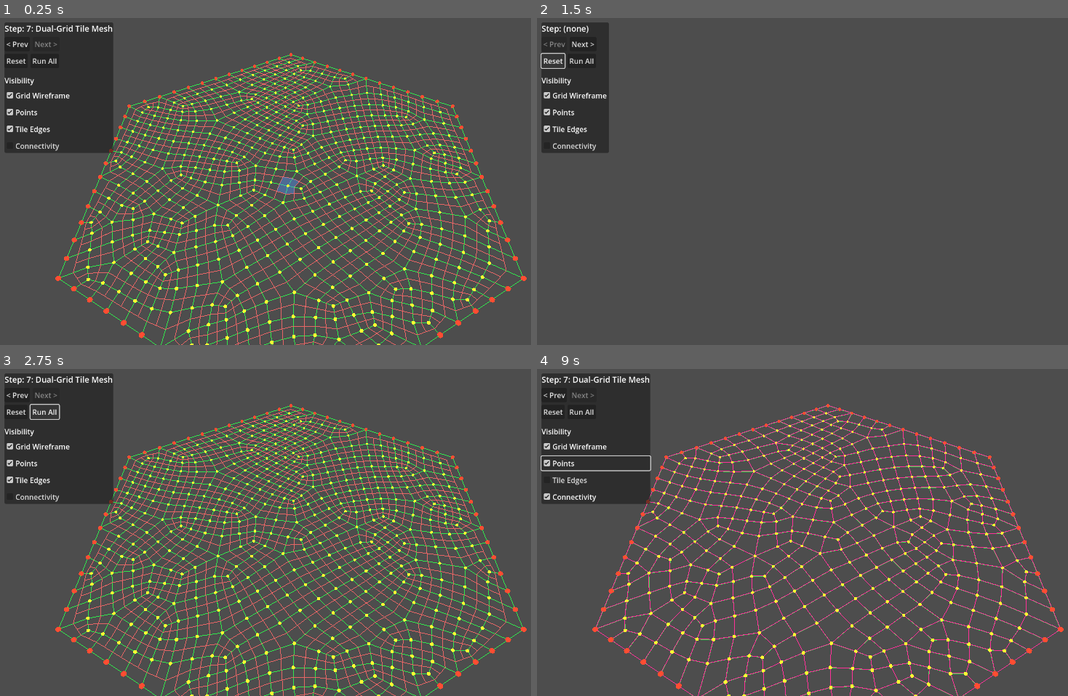
Above: before the commit, frames 1-4 (two rows, left to right).
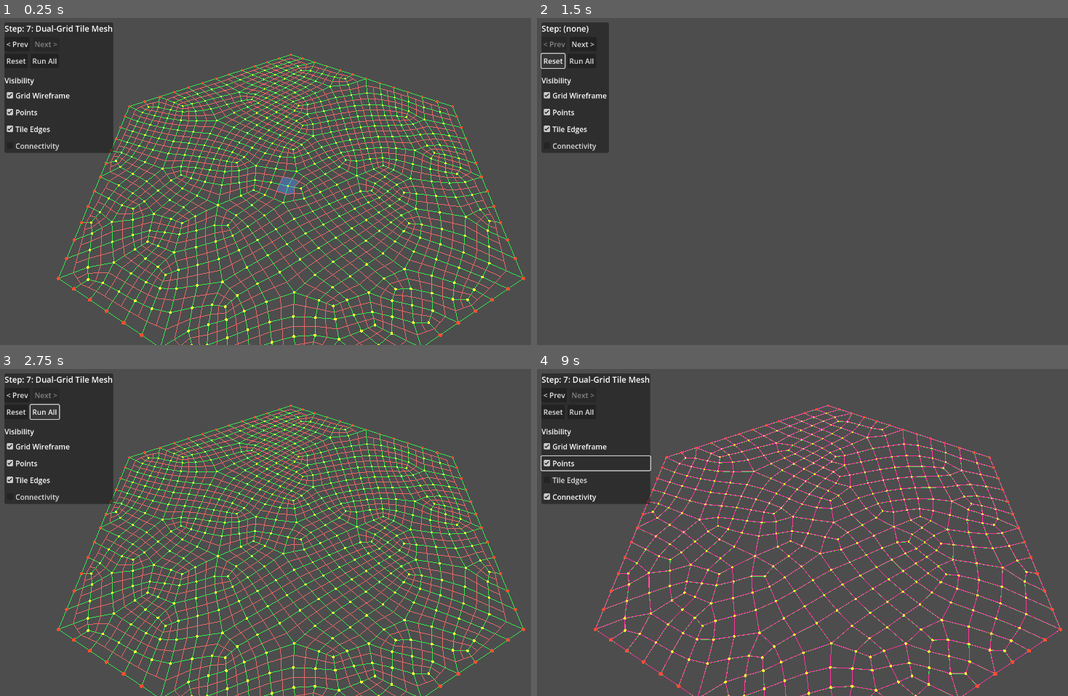
Above: after the commit, the same moments.

Repository: lucasbiancogs/map_generation
Game: Godot game, scene res://scenes/main.tscn
Same seed, same stepped clock (60 frames per second), same inputs: the game is played once before the commit and once after it.
Inputs:
- Up to frame 1 (0.25 s): no input
- Up to frame 2 (1.5 s): click "< Prev" at 0.5 s; click "Reset" at 1.25 s
- Up to frame 3 (2.75 s): click "Run All" at 2 s
- Up to frame 4 (9 s): click "Grid Wireframe" at 2.75 s; click "Points" at 3.5 s; click "Tile Edges" at 4.25 s; click "Connectivity" at 5 s; click "< Prev" at 5.75 s; click "Next >" at 6.5 s; click "Run All" at 7.25 s; click "Grid Wireframe" at 8 s; click "Points" at 8.75 s

The runs differ from the first frame. In frame 1, 1.0% of the frame differs, in the area x 10-100%, y 10-100%; in frame 2, nothing differs; in frame 3, 1.0%; in frame 4, 1.0%.

Commit message:
Extract visualization into OrganicGridVisualizer class
OrganicGrid is now pure data — no drawing code. New
OrganicGridVisualizer handles all rendering (wireframe, points,
tile edges, connectivity) with toggle flags and step-aware refresh.
StepController wires both together. Tile hover reuses get_tile_corners().

Diff:
--- a/scenes/main.tscn
+++ b/scenes/main.tscn
@@ -1,9 +1,10 @@
-[gd_scene load_steps=5 format=3 uid="uid://bep2n5mln624u"]
+[gd_scene load_steps=6 format=3 uid="uid://bep2n5mln624u"]
 
 [ext_resource type="Script" uid="uid://bwa7743dqiob1" path="res://scripts/organic_grid.gd" id="1_o5qli"]
 [ext_resource type="Script" uid="uid://kyknpmdof72h" path="res://scripts/step_controller.gd" id="2_step_ctrl"]
 [ext_resource type="Script" uid="uid://bvxda7p4j5qsv" path="res://scripts/camera_controller.gd" id="3_camera"]
-[ext_resource type="Script" path="res://scripts/tile_hover.gd" id="4_tile_hover"]
+[ext_resource type="Script" uid="uid://cvxviq117ve3p" path="res://scripts/tile_hover.gd" id="4_tile_hover"]
+[ext_resource type="Script" uid="uid://dgk776q3lhcem" path="res://scripts/organic_grid_visualizer.gd" id="5_visualizer"]
 
 [node name="Main" type="Node3D"]
 
@@ -18,6 +19,10 @@
 [node name="OrganicGrid" type="Node3D" parent="."]
 script = ExtResource("1_o5qli")
 
+[node name="GridVisualizer" type="Node3D" parent="." node_paths=PackedStringArray("grid")]
+script = ExtResource("5_visualizer")
+grid = NodePath("../OrganicGrid")
+
 [node name="StepController" type="Control" parent="."]
 layout_mode = 3
 anchors_preset = 15
@@ -28,6 +33,7 @@
 mouse_filter = 2
 script = ExtResource("2_step_ctrl")
 grid_path = NodePath("../OrganicGrid")
+visualizer_path = NodePath("../GridVisualizer")
 
 [node name="TileHover" type="Node3D" parent="."]
 script = ExtResource("4_tile_hover")
--- a/scripts/organic_grid.gd
+++ b/scripts/organic_grid.gd
@@ -28,12 +28,6 @@
 ## Point-to-quad connectivity: point index -> array of quad indices.
 var connected_quads: Dictionary = {}
 
-## Visualization toggles.
-var show_grid_wireframe: bool = true
-var show_points: bool = true
-var show_tile_edges: bool = true
-var show_connectivity: bool = false
-
 ## Tracks which step we're currently displaying.
 var current_step: int = 0
 
@@ -57,40 +51,7 @@
 	for step in range(1, TOTAL_STEPS + 1):
 		_execute_step(step)
 	current_step = TOTAL_STEPS
-	refresh_visualization()
 	build_collider()
-
-
-## Rebuilds visualization for the current step, respecting toggle flags.
-func refresh_visualization() -> void:
-	_clear_visualization()
-	if current_step == 0:
-		return
-
-	match current_step:
-		1:
-			if show_points:
-				_visualize_points(points, is_outer_edge)
-		2:
-			if show_grid_wireframe:
-				_visualize_triangles()
-			if show_points:
-				_visualize_points(points, is_outer_edge)
-		3:
-			if show_grid_wireframe:
-				_visualize_quads_and_tris()
-			if show_points:
-				_visualize_points(points, is_outer_edge)
-		_:
-			# Steps 4+ use subdivided data.
-			if show_grid_wireframe:
-				_draw_grid_wireframe()
-			if show_points:
-				_visualize_points(subdivided_points, subdivided_is_outer_edge)
-			if show_connectivity and current_step >= 5:
-				_visualize_connectivity()
-			if show_tile_edges and current_step >= 7:
-				_visualize_tiles()
 
 
 ## Builds a StaticBody3D collider from the grid quads for raycasting.
@@ -135,13 +96,11 @@
 	subdivided_quads.clear()
 	connectivity.clear()
 	connected_quads.clear()
-	_clear_visualization()
 
 
 func run_step(step: int) -> void:
 	_execute_step(step)
 	current_step = step
-	refresh_visualization()
 	if step >= 5:
 		build_collider()
 
@@ -557,175 +516,3 @@
 		return atan2(a.z - center.z, a.x - center.x) < atan2(b.z - center.z, b.x - center.x)
 	)
 	return corners
-
-
-## Builds a wireframe of all interior tile edges.
-func build_tile_meshes() -> MeshInstance3D:
-	var lines := PackedVector3Array()
-	var lift := Vector3.UP * 0.005
-
-	for idx in range(subdivided_points.size()):
-		if subdivided_is_outer_edge[idx]:
-			continue
-
-		var corners := get_tile_corners(idx)
-		if corners.size() < 3:
-			continue
-
-		for i in range(corners.size()):
-			var next_i: int = (i + 1) % corners.size()
-			lines.append(corners[i] + lift)
-			lines.append(corners[next_i] + lift)
-
-	var arr_mesh := ArrayMesh.new()
-	var arrays := []
-	arrays.resize(Mesh.ARRAY_MAX)
-	arrays[Mesh.ARRAY_VERTEX] = lines
-	arr_mesh.add_surface_from_arrays(Mesh.PRIMITIVE_LINES, arrays)
-
-	var mat := StandardMaterial3D.new()
-	mat.albedo_color = Color(0.9, 0.4, 0.4)
-	mat.shading_mode = BaseMaterial3D.SHADING_MODE_UNSHADED
-	arr_mesh.surface_set_material(0, mat)
-
-	var mesh_inst := MeshInstance3D.new()
-	mesh_inst.mesh = arr_mesh
-	return mesh_inst
-
-
-# ===========================================================================
-# Visualization — draw grid as wireframe + point markers
-# ===========================================================================
-
-func _clear_visualization() -> void:
-	for child in get_children():
-		child.queue_free()
-
-
-## Step 1 visualization: just points.
-func _visualize_points(pts: Array[Vector3], outer: Array[bool]) -> void:
-	var inner_pos := PackedVector3Array()
-	var outer_pos := PackedVector3Array()
-	for i in range(pts.size()):
-		if outer[i]:
-			outer_pos.append(pts[i])
-		else:
-			inner_pos.append(pts[i])
-	_create_point_cloud(inner_pos, Color(1.0, 1.0, 0.2), 0.04)
-	_create_point_cloud(outer_pos, Color(1.0, 0.3, 0.2), 0.06)
-
-
-## Step 2 visualization: triangle wireframe.
-func _visualize_triangles() -> void:
-	var lines := PackedVector3Array()
-	var tri_count: int = triangles.size() / 3
-	for t in range(tri_count):
-		var i0: int = triangles[t * 3]
-		var i1: int = triangles[t * 3 + 1]
-		var i2: int = triangles[t * 3 + 2]
-		lines.append(points[i0]); lines.append(points[i1])
-		lines.append(points[i1]); lines.append(points[i2])
-		lines.append(points[i2]); lines.append(points[i0])
-	_add_line_mesh(lines, Color(0.3, 0.7, 1.0))
-
-
-## Step 3 visualization: quads (green) + unmergeable triangles (orange).
-func _visualize_quads_and_tris() -> void:
-	var quad_lines := PackedVector3Array()
-	for quad in quads:
-		var p0 := points[quad[0]]; var p1 := points[quad[1]]
-		var p2 := points[quad[2]]; var p3 := points[quad[3]]
-		quad_lines.append(p0); quad_lines.append(p1)
-		quad_lines.append(p1); quad_lines.append(p2)
-		quad_lines.append(p2); quad_lines.append(p3)
-		quad_lines.append(p3); quad_lines.append(p0)
-	_add_line_mesh(quad_lines, Color(0.2, 0.9, 0.3))
-
-	var tri_lines := PackedVector3Array()
-	for tri_idx in unmergeable_triangle_indices:
-		var v := _get_tri_vertices(tri_idx)
-		tri_lines.append(points[v[0]]); tri_lines.append(points[v[1]])
-		tri_lines.append(points[v[1]]); tri_lines.append(points[v[2]])
-		tri_lines.append(points[v[2]]); tri_lines.append(points[v[0]])
-	_add_line_mesh(tri_lines, Color(1.0, 0.5, 0.1))
-
-
-## Step 4+ visualization: subdivided quads.
-func _draw_grid_wireframe() -> void:
-	var lines := PackedVector3Array()
-	for quad in subdivided_quads:
-		var p0 := subdivided_points[quad[0]]; var p1 := subdivided_points[quad[1]]
-		var p2 := subdivided_points[quad[2]]; var p3 := subdivided_points[quad[3]]
-		lines.append(p0); lines.append(p1)
-		lines.append(p1); lines.append(p2)
-		lines.append(p2); lines.append(p3)
-		lines.append(p3); lines.append(p0)
-	_add_line_mesh(lines, Color(0.2, 0.9, 0.3))
-
-
-func _visualize_tiles() -> void:
-	var tile_mesh := build_tile_meshes()
-	add_child(tile_mesh)
-
-
-## Draws a line from each point to all its connected neighbors.
-func _visualize_connectivity() -> void:
-	var lines := PackedVector3Array()
-	for pt_idx in connectivity.keys():
-		var pos: Vector3 = subdivided_points[pt_idx]
-		var neighbors: Array[int] = connectivity[pt_idx]
-		for n in neighbors:
-			# Draw each connection as a line slightly raised to avoid z-fighting with the quad wireframe.
-			var n_pos: Vector3 = subdivided_points[n]
-			lines.append(pos + Vector3.UP * 0.01)
-			lines.append(n_pos + Vector3.UP * 0.01)
-	_add_line_mesh(lines, Color(1.0, 0.2, 0.6, 0.6))
-
-
-func _add_line_mesh(lines: PackedVector3Array, color: Color) -> void:
-	if lines.is_empty():
-		return
-
-	var arr_mesh := ArrayMesh.new()
-	var arrays := []
-	arrays.resize(Mesh.ARRAY_MAX)
-	arrays[Mesh.ARRAY_VERTEX] = lines
-	arr_mesh.add_surface_from_arrays(Mesh.PRIMITIVE_LINES, arrays)
-
-	var mat := StandardMaterial3D.new()
-	mat.albedo_color = color
-	mat.shading_mode = BaseMaterial3D.SHADING_MODE_UNSHADED
-	arr_mesh.surface_set_material(0, mat)
-
-	var mesh_inst := MeshInstance3D.new()
-	mesh_inst.mesh = arr_mesh
-	add_child(mesh_inst)
-
-
-
-func _create_point_cloud(positions: PackedVector3Array, color: Color, radius: float) -> void:
-	if positions.is_empty():
-		return
-
-	var sphere := SphereMesh.new()
-	sphere.radius = radius
-	sphere.height = radius * 2.0
-	sphere.radial_segments = 8
-	sphere.rings = 4
-
-	var mat := StandardMaterial3D.new()
-	mat.albedo_color = color
-	mat.shading_mode = BaseMaterial3D.SHADING_MODE_UNSHADED
-	sphere.material = mat
-
-	var mm := MultiMesh.new()
-	mm.transform_format = MultiMesh.TRANSFORM_3D
-	mm.mesh = sphere
-	mm.instance_count = positions.size()
-
-	for i in range(positions.size()):
-		mm.set_instance_transform(i, Transform3D(Basis.IDENTITY, positions[i]))
-
-	var mm_inst := MultiMeshInstance3D.new()
-	mm_inst.multimesh = mm
-	add_child(mm_inst)
--- /dev/null
+++ b/scripts/organic_grid_visualizer.gd
@@ -0,0 +1,181 @@
+class_name OrganicGridVisualizer
+extends Node3D
+
+@export var grid: OrganicGrid
+
+## Visualization toggles.
+var show_grid_wireframe: bool = true
+var show_points: bool = true
+var show_tile_edges: bool = true
+var show_connectivity: bool = false
+
+## Rebuilds visualization for the grid's current step, respecting toggle flags.
+func refresh() -> void:
+	_clear()
+	if not grid or grid.current_step == 0:
+		return
+
+	match grid.current_step:
+		1:
+			if show_points:
+				_draw_points(grid.points, grid.is_outer_edge)
+		2:
+			if show_grid_wireframe:
+				_draw_triangles()
+			if show_points:
+				_draw_points(grid.points, grid.is_outer_edge)
+		3:
+			if show_grid_wireframe:
+				_draw_quads_and_tris()
+			if show_points:
+				_draw_points(grid.points, grid.is_outer_edge)
+		_:
+			# Steps 4+ use subdivided data.
+			if show_grid_wireframe:
+				_draw_grid_wireframe()
+			if show_points:
+				_draw_points(grid.subdivided_points, grid.subdivided_is_outer_edge)
+			if show_connectivity and grid.current_step >= 5:
+				_draw_connectivity()
+			if show_tile_edges and grid.current_step >= 7:
+				_draw_tile_edges()
+
+
+func _clear() -> void:
+	for child in get_children():
+		child.queue_free()
+
+
+# ===========================================================================
+# Drawing functions
+# ===========================================================================
+
+func _draw_points(pts: Array[Vector3], outer: Array[bool]) -> void:
+	var inner_pos := PackedVector3Array()
+	var outer_pos := PackedVector3Array()
+	for i in range(pts.size()):
+		if outer[i]:
+			outer_pos.append(pts[i])
+		else:
+			inner_pos.append(pts[i])
+	_create_point_cloud(inner_pos, Color(1.0, 1.0, 0.2), 0.03)
+	_create_point_cloud(outer_pos, Color(1.0, 0.3, 0.2), 0.04)
+
+
+func _draw_triangles() -> void:
+	var lines := PackedVector3Array()
+	var tri_count: int = grid.triangles.size() / 3
+	for t in range(tri_count):
+		var i0: int = grid.triangles[t * 3]
+		var i1: int = grid.triangles[t * 3 + 1]
+		var i2: int = grid.triangles[t * 3 + 2]
+		lines.append(grid.points[i0]); lines.append(grid.points[i1])
+		lines.append(grid.points[i1]); lines.append(grid.points[i2])
+		lines.append(grid.points[i2]); lines.append(grid.points[i0])
+	_add_line_mesh(lines, Color(0.3, 0.7, 1.0))
+
+
+func _draw_quads_and_tris() -> void:
+	var quad_lines := PackedVector3Array()
+	for quad in grid.quads:
+		var p0 := grid.points[quad[0]]; var p1 := grid.points[quad[1]]
+		var p2 := grid.points[quad[2]]; var p3 := grid.points[quad[3]]
+		quad_lines.append(p0); quad_lines.append(p1)
+		quad_lines.append(p1); quad_lines.append(p2)
+		quad_lines.append(p2); quad_lines.append(p3)
+		quad_lines.append(p3); quad_lines.append(p0)
+	_add_line_mesh(quad_lines, Color(0.2, 0.9, 0.3))
+
+	var tri_lines := PackedVector3Array()
+	for tri_idx in grid.unmergeable_triangle_indices:
+		var v := grid._get_tri_vertices(tri_idx)
+		tri_lines.append(grid.points[v[0]]); tri_lines.append(grid.points[v[1]])
+		tri_lines.append(grid.points[v[1]]); tri_lines.append(grid.points[v[2]])
+		tri_lines.append(grid.points[v[2]]); tri_lines.append(grid.points[v[0]])
+	_add_line_mesh(tri_lines, Color(1.0, 0.5, 0.1))
+
+
+func _draw_grid_wireframe() -> void:
+	var lines := PackedVector3Array()
+	for quad in grid.subdivided_quads:
+		var p0 := grid.subdivided_points[quad[0]]; var p1 := grid.subdivided_points[quad[1]]
+		var p2 := grid.subdivided_points[quad[2]]; var p3 := grid.subdivided_points[quad[3]]
+		lines.append(p0); lines.append(p1)
+		lines.append(p1); lines.append(p2)
+		lines.append(p2); lines.append(p3)
+		lines.append(p3); lines.append(p0)
+	_add_line_mesh(lines, Color(0.2, 0.9, 0.3))
+
+
+func _draw_tile_edges() -> void:
+	var lines := PackedVector3Array()
+	var lift := Vector3.UP * 0.005
+
+	for idx in range(grid.subdivided_points.size()):
+		if grid.subdivided_is_outer_edge[idx]:
+			continue
+		var corners := grid.get_tile_corners(idx)
+		if corners.size() < 3:
+			continue
+		for i in range(corners.size()):
+			var next_i: int = (i + 1) % corners.size()
+			lines.append(corners[i] + lift)
+			lines.append(corners[next_i] + lift)
+
+	_add_line_mesh(lines, Color(0.9, 0.4, 0.4))
+
+
+func _draw_connectivity() -> void:
+	var lines := PackedVector3Array()
+	for pt_idx in grid.connectivity.keys():
+		var pos: Vector3 = grid.subdivided_points[pt_idx]
+		var neighbors: Array[int] = grid.connectivity[pt_idx]
+		for n in neighbors:
+			var n_pos: Vector3 = grid.subdivided_points[n]
+			lines.append(pos + Vector3.UP * 0.01)
+			lines.append(n_pos + Vector3.UP * 0.01)
+	_add_line_mesh(lines, Color(1.0, 0.2, 0.6, 0.6))
+
+
+# ===========================================================================
+# Mesh helpers
+# ===========================================================================
+
+func _add_line_mesh(lines: PackedVector3Array, color: Color) -> void:
+	if lines.is_empty():
+		return
+	var arr_mesh := ArrayMesh.new()
+	var arrays := []
+	arrays.resize(Mesh.ARRAY_MAX)
+	arrays[Mesh.ARRAY_VERTEX] = lines
+	arr_mesh.add_surface_from_arrays(Mesh.PRIMITIVE_LINES, arrays)
+	var mat := StandardMaterial3D.new()
+	mat.albedo_color = color
+	mat.shading_mode = BaseMaterial3D.SHADING_MODE_UNSHADED
+	arr_mesh.surface_set_material(0, mat)
+	var mesh_inst := MeshInstance3D.new()
+	mesh_inst.mesh = arr_mesh
+	add_child(mesh_inst)
+
+
+func _create_point_cloud(positions: PackedVector3Array, color: Color, radius: float) -> void:
+	if positions.is_empty():
+		return
+	var sphere := SphereMesh.new()
+	sphere.radius = radius
+	sphere.height = radius * 2.0
+	sphere.radial_segments = 8
+	sphere.rings = 4
+	var mat := StandardMaterial3D.new()
+	mat.albedo_color = color
+	mat.shading_mode = BaseMaterial3D.SHADING_MODE_UNSHADED
+	sphere.material = mat
+	var mm := MultiMesh.new()
+	mm.transform_format = MultiMesh.TRANSFORM_3D
+	mm.mesh = sphere
+	mm.instance_count = positions.size()
+	for i in range(positions.size()):
+		mm.set_instance_transform(i, Transform3D(Basis.IDENTITY, positions[i]))
+	var mm_inst := MultiMeshInstance3D.new()
+	mm_inst.multimesh = mm
+	add_child(mm_inst)
--- a/scripts/step_controller.gd
+++ b/scripts/step_controller.gd
@@ -2,6 +2,7 @@
 extends Control
 
 @export var grid_path: NodePath
+@export var visualizer_path: NodePath
 
 var _current_step: int = 0
 var _step_label: Label
@@ -11,12 +12,15 @@
 var _run_all_button: Button
 
 var grid: OrganicGrid
+var visualizer: OrganicGridVisualizer
 
 
 func _ready() -> void:
 	grid = get_node(grid_path) as OrganicGrid
+	visualizer = get_node(visualizer_path) as OrganicGridVisualizer
 	_build_ui()
 	_current_step = OrganicGrid.TOTAL_STEPS
+	visualizer.refresh()
 	_update_ui()
 
 
@@ -73,21 +77,21 @@
 	toggles_label.add_theme_font_size_override("font_size", 16)
 	vbox.add_child(toggles_label)
 
-	_add_toggle(vbox, "Grid Wireframe", grid.show_grid_wireframe, func(toggled: bool):
-		grid.show_grid_wireframe = toggled
-		grid.refresh_visualization()
+	_add_toggle(vbox, "Grid Wireframe", visualizer.show_grid_wireframe, func(toggled: bool):
+		visualizer.show_grid_wireframe = toggled
+		visualizer.refresh()
 	)
-	_add_toggle(vbox, "Points", grid.show_points, func(toggled: bool):
-		grid.show_points = toggled
-		grid.refresh_visualization()
+	_add_toggle(vbox, "Points", visualizer.show_points, func(toggled: bool):
+		visualizer.show_points = toggled
+		visualizer.refresh()
 	)
-	_add_toggle(vbox, "Tile Edges", grid.show_tile_edges, func(toggled: bool):
-		grid.show_tile_edges = toggled
-		grid.refresh_visualization()
+	_add_toggle(vbox, "Tile Edges", visualizer.show_tile_edges, func(toggled: bool):
+		visualizer.show_tile_edges = toggled
+		visualizer.refresh()
 	)
-	_add_toggle(vbox, "Connectivity", grid.show_connectivity, func(toggled: bool):
-		grid.show_connectivity = toggled
-		grid.refresh_visualization()
+	_add_toggle(vbox, "Connectivity", visualizer.show_connectivity, func(toggled: bool):
+		visualizer.show_connectivity = toggled
+		visualizer.refresh()
 	)
 
 	panel.add_child(vbox)
@@ -107,6 +111,7 @@
 		return
 	_current_step += 1
 	grid.run_step(_current_step)
+	visualizer.refresh()
 	_update_ui()
 
 
@@ -117,14 +122,14 @@
 	grid.reset()
 	for step in range(1, _current_step + 1):
 		grid.run_step(step)
-	if _current_step == 0:
-		grid._clear_visualization()
+	visualizer.refresh()
 	_update_ui()
 
 
 func _on_reset() -> void:
 	_current_step = 0
 	grid.reset()
+	visualizer.refresh()
 	_update_ui()
 
 
@@ -132,6 +137,7 @@
 	grid.reset()
 	grid.run_all()
 	_current_step = OrganicGrid.TOTAL_STEPS
+	visualizer.refresh()
 	_update_ui()
 
 
Not shown, changed: IMPLEMENTATION.md
